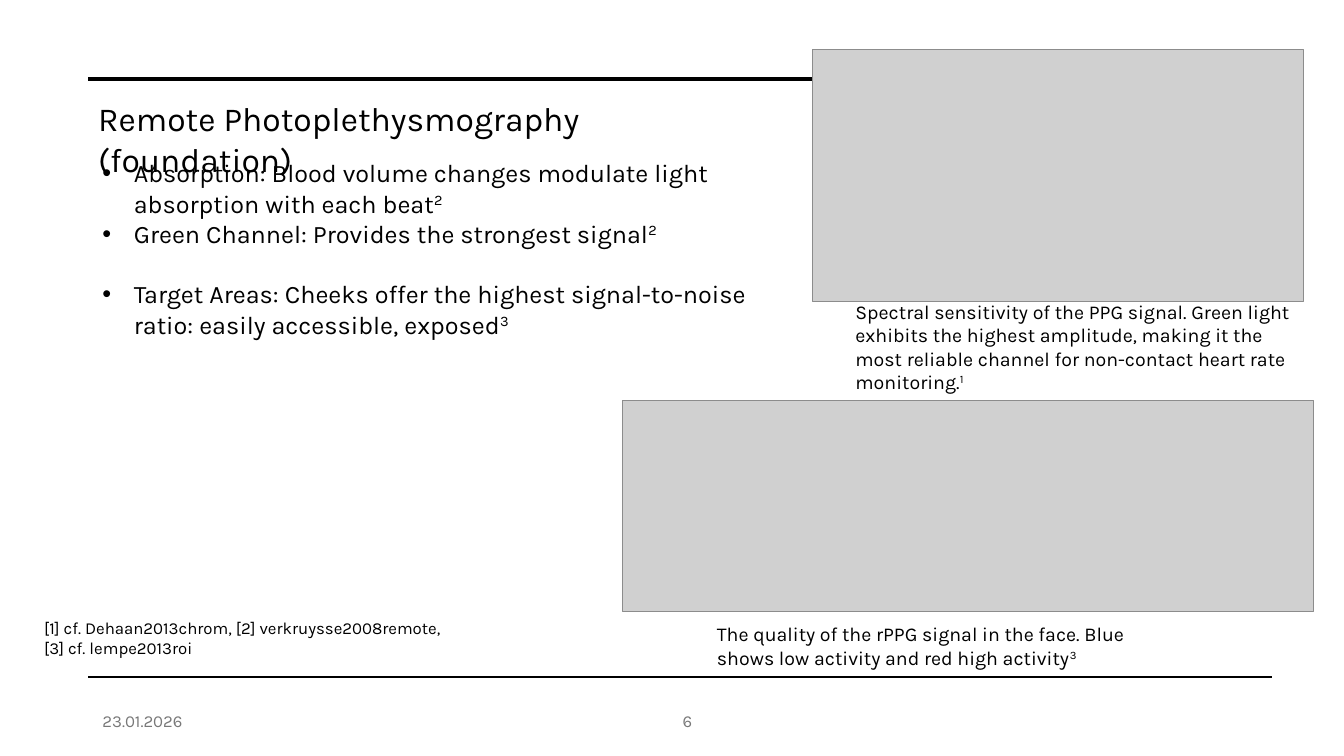
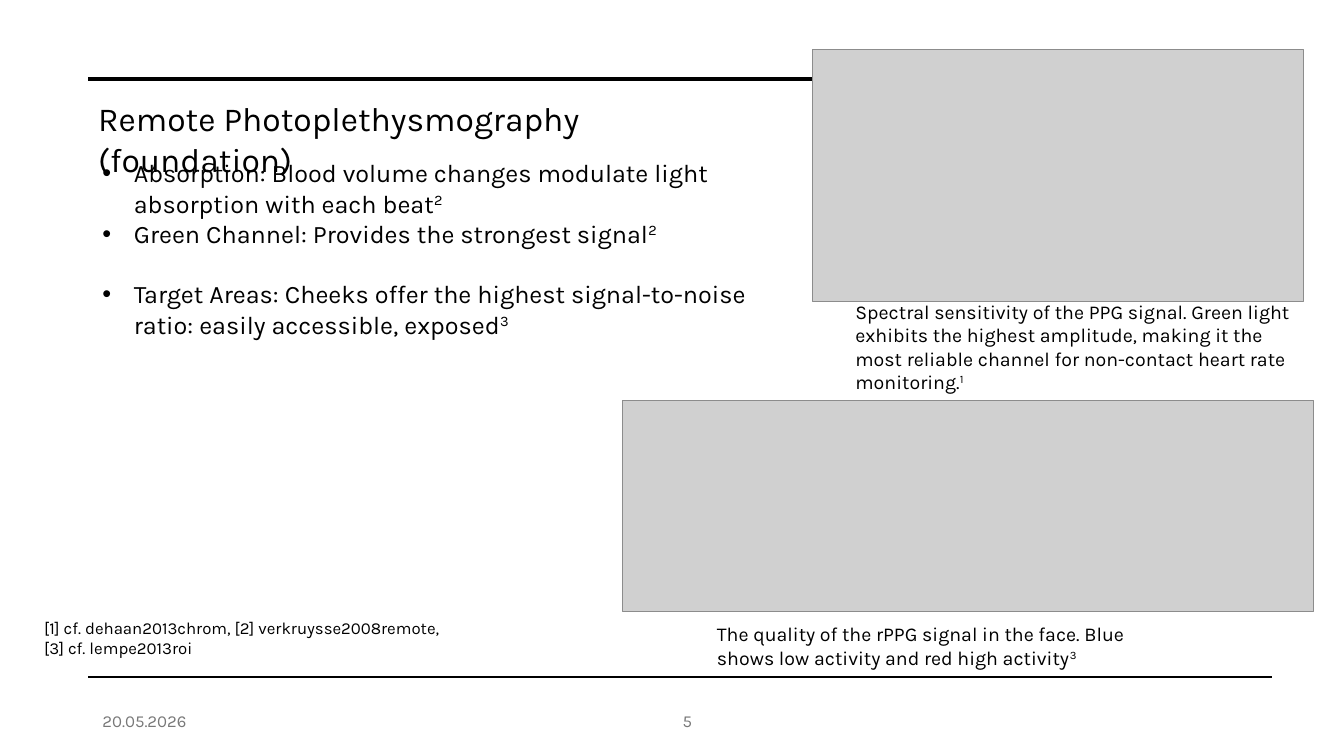
Before and after one commit to fabianprojects/fachseminar2, a slide deck: slide 5 of Vortrag Fachseminar.pptx (slide 6 before the commit). Drawn at 1344x756 pixels with LibreOffice and Linux fonts; fonts in the diff are those of the drawing; grey boxes stand for pictures. Boxes give left, top, right and bottom in pixels: in the first picture for what was removed or moved away, otherwise in the second. Text is boxed around its words. In the diff, an @@ line names an element or a change of style, - is before the commit and + after.

```diff
--- a/Vortrag Fachseminar.pptx
+++ b/Vortrag Fachseminar.pptx
@@ text at <box>44,621,439,638</box>: text changed @@
-[1] cf. Dehaan2013chrom, [2] verkruysse2008remote,
+[1] cf. dehaan2013chrom, [2] verkruysse2008remote,
@@ text at <box>102,716,186,727</box>: text changed @@
-23.01.2026
+20.05.2026
@@ page number at <box>683,716,692,727</box>: text changed @@
-6
+5
```
Also in this commit, not shown: 21 other slides changed, 8 slides removed, 44 other files.
